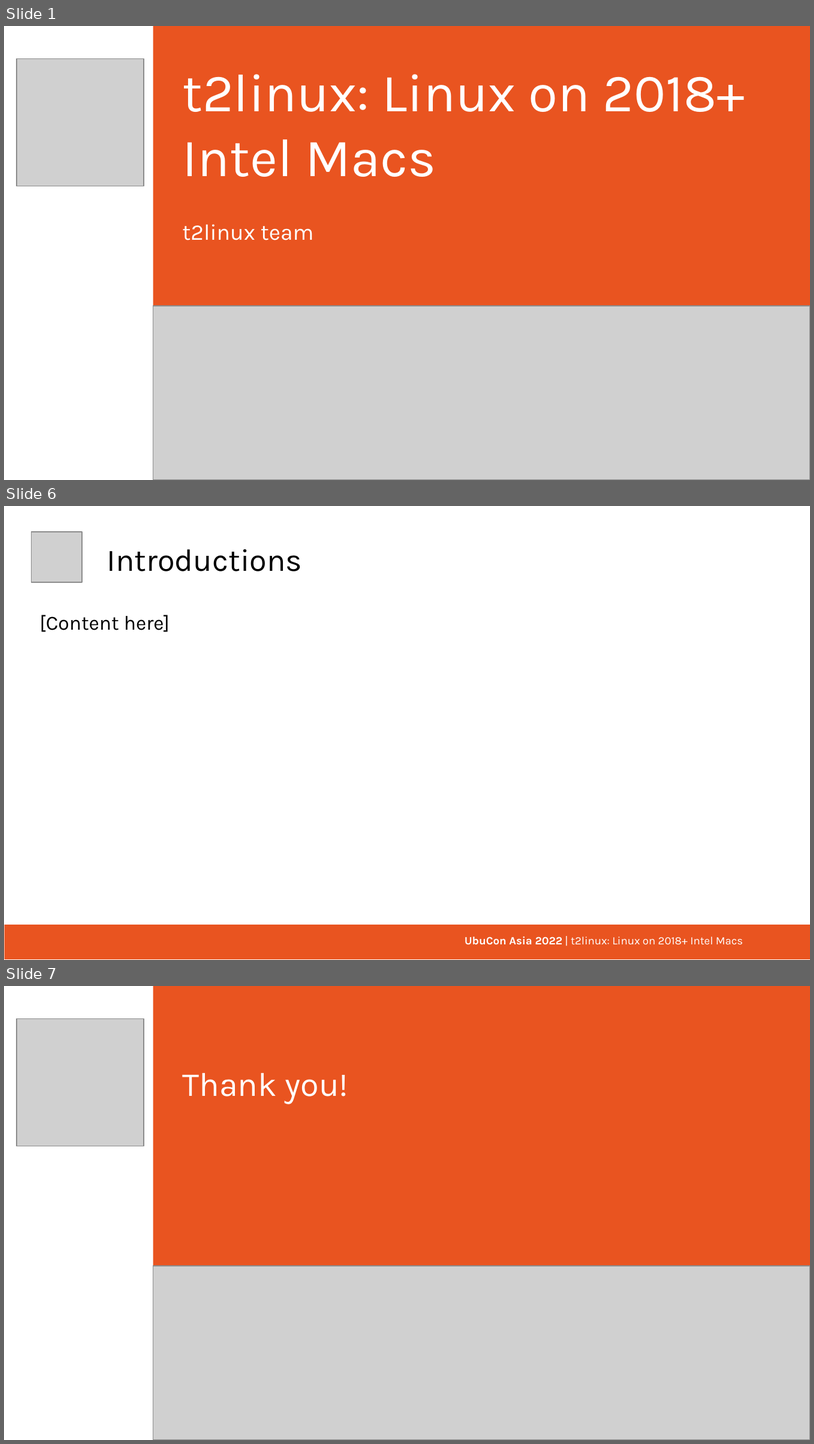
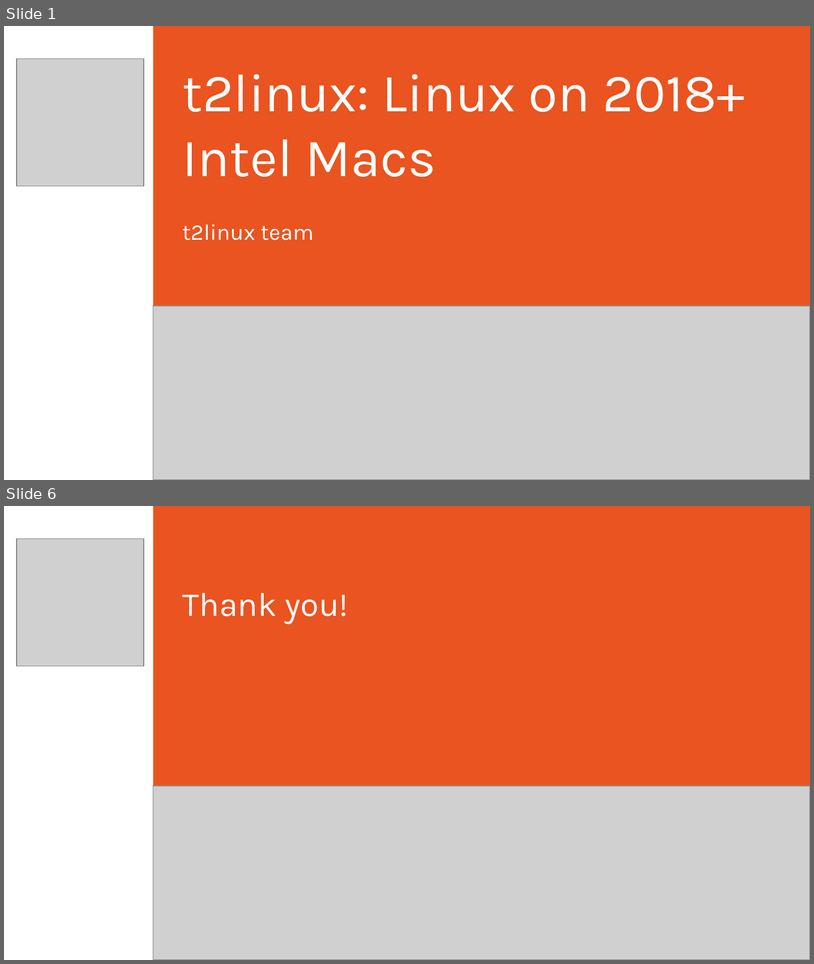
Before and after one commit to t2linux/ubucon-stuffs, a slide deck: t2linux presentation.odp. Shown one above the other, each under a label of ours: slides 1, 6 and 7 before the commit, slides 1 and 6 after it; the slides between them are not shown. The pictures are 814x1444 and 814x964 pixels, drawn with LibreOffice and Linux fonts; fonts in the diff are those of the drawing; grey boxes stand for pictures. Boxes give left, top, right and bottom in pixels: in the first picture for what was removed or moved away, otherwise in the second. Text is boxed around its words. In the diff, an @@ line names an element or a change of style, - is before the commit and + after.

Commit message:
more stuff

```diff
--- a/t2linux presentation.odp
+++ b/t2linux presentation.odp
@@ slide 6 removed at (x1=4, y1=506, x2=810, y2=960), background #FFFFFF @@
@@ picture removed at (x1=32, y1=532, x2=82, y2=583) @@
@@ title removed at (x1=107, y1=549, x2=302, y2=571) @@
-Introductions
@@ text removed at (x1=39, y1=615, x2=170, y2=632) @@
-[Content here]
@@ rectangle removed at (x1=5, y1=925, x2=810, y2=959) @@
@@ text removed at (x1=465, y1=936, x2=743, y2=945) @@
-UbuCon Asia 2022 | t2linux: Linux on 2018+ Intel Macs
@@ what was slide 7 is now slide 6 @@
```
Also in this commit, not shown: 4 slides changed.
